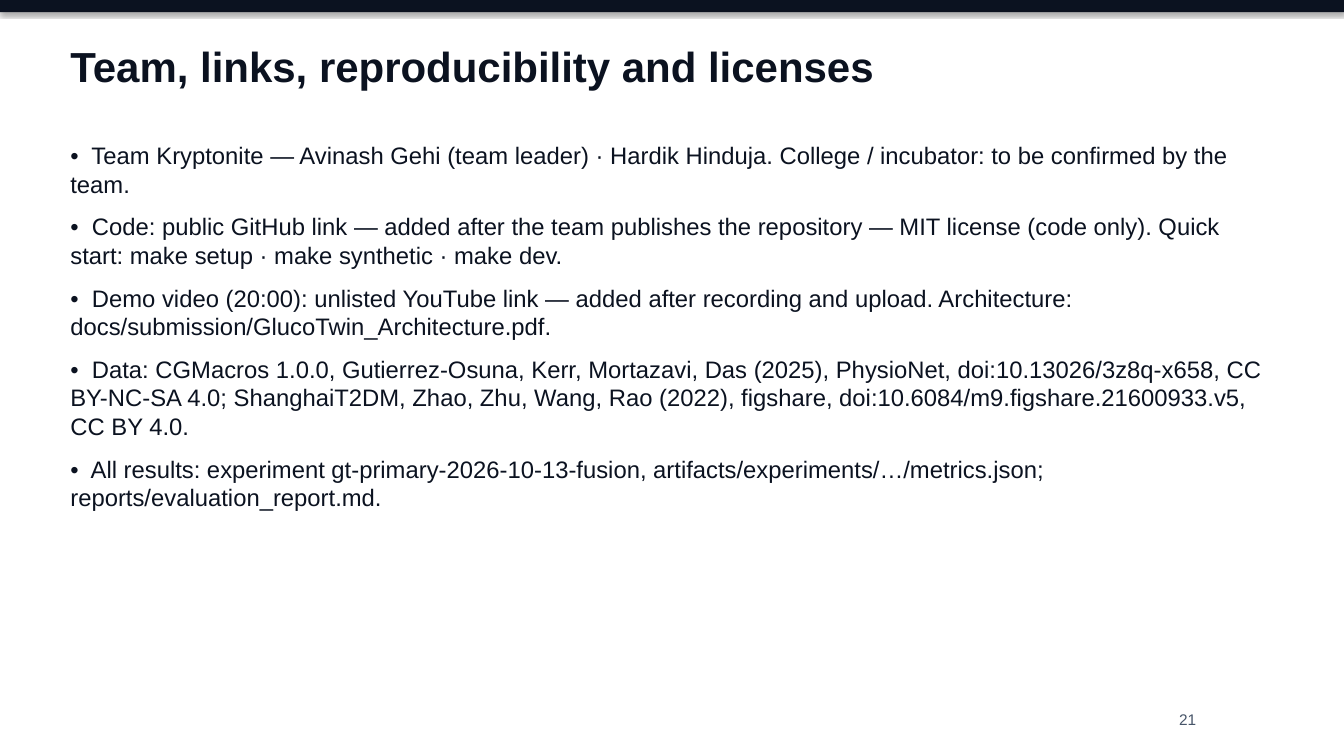
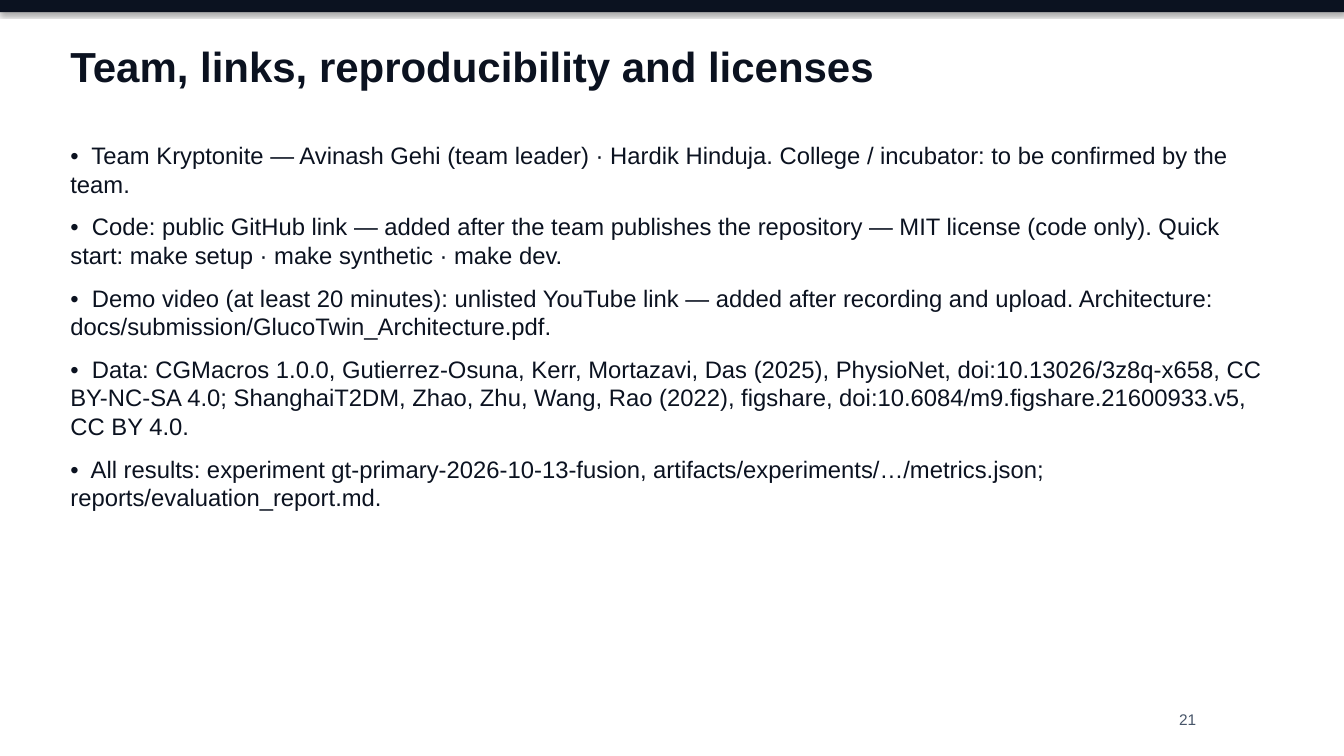
Before and after one commit to Avi36005/DigitalTwin-Challenge-Kryptonite, a slide deck: slide 21 of docs/submission/GlucoTwin_Presentation.pptx. Drawn at 1344x756 pixels with LibreOffice and Linux fonts; fonts in the diff are those of the drawing. Boxes give left, top, right and bottom in pixels: in the first picture for what was removed or moved away, otherwise in the second. Text is boxed around its words. In the diff, an @@ line names an element or a change of style, - is before the commit and + after.

Commit message:
docs: require a minimum 20-minute video per the challenge page; state that the final test holds later recordings of the same 14 participants
Rechecked the challenge page on 14 Oct 2026 (D-040): target 20:15 so neither the
rendered file nor YouTube's displayed duration falls below 20:00. Evidence wording
and slides now say the test is over time, not on new patients, and report
per-participant range coverage and persistence false-alarm rates.

```diff
--- a/docs/submission/GlucoTwin_Presentation.pptx
+++ b/docs/submission/GlucoTwin_Presentation.pptx
@@ text at (70, 289, 1213, 340): text changed @@
-• Demo video (20:00): unlisted YouTube link — added after recording and upload. Architecture: docs/submission/GlucoTwin_Architecture.pdf.
+• Demo video (at least 20 minutes): unlisted YouTube link — added after recording and upload. Architecture: docs/submission/GlucoTwin_Architecture.pdf.
```
Also in this commit, not shown: 4 other slides changed, 13 other files.
